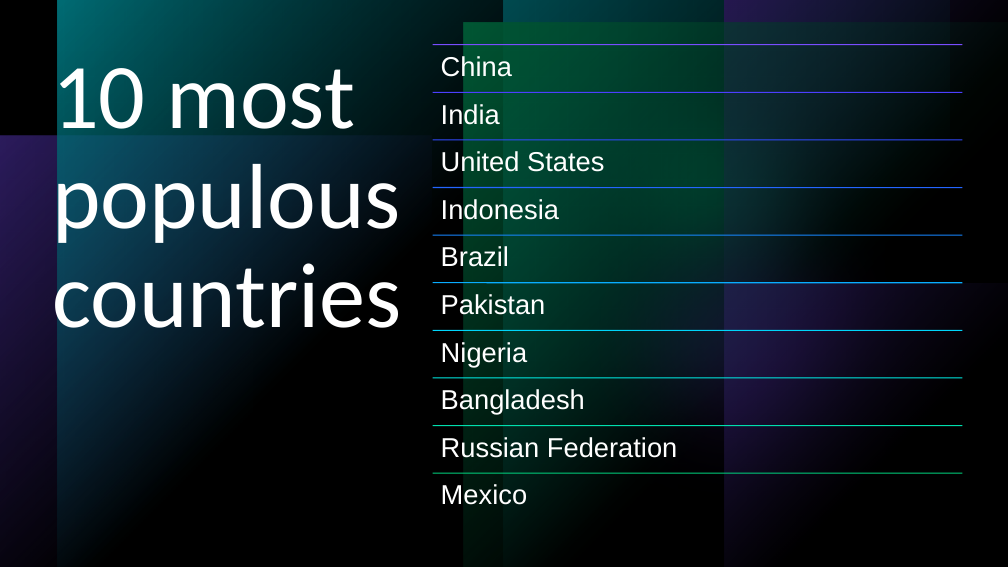
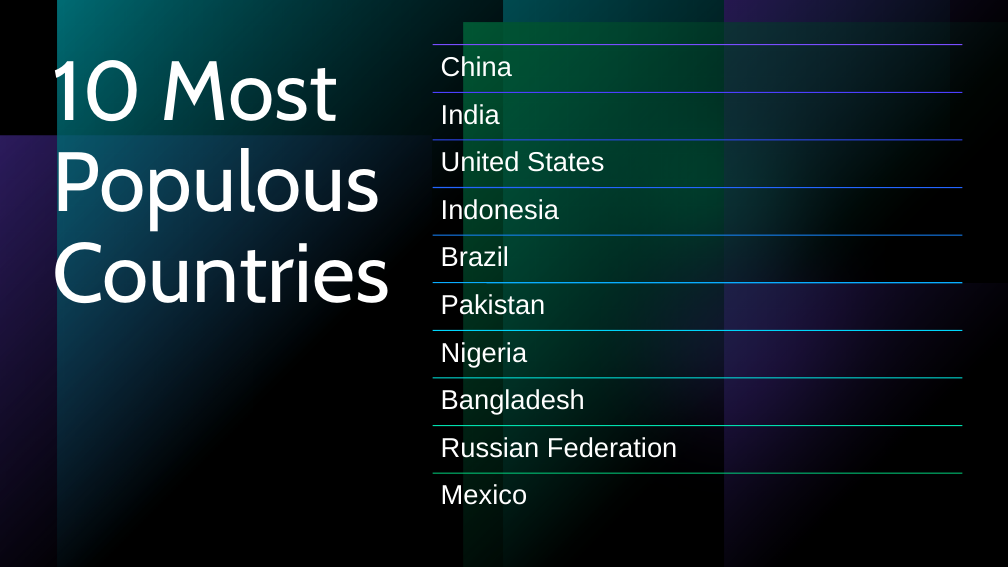
Before and after one commit to ralphy32/project_1, a slide deck: slide 7 of Project 1.pptx (slide 5 before the commit). Drawn at 1008x567 pixels with LibreOffice and Linux fonts; fonts in the diff are those of the drawing. Boxes give left, top, right and bottom in pixels: in the first picture for what was removed or moved away, otherwise in the second. Text is boxed around its words. In the diff, an @@ line names an element or a change of style, - is before the commit and + after.

```diff
--- a/Project 1.pptx
+++ b/Project 1.pptx
@@ title at <box>52,50,390,320</box>: text changed; size 88 to 80 pt; font Calibri to Cabin @@
-10 most populous countries
+10 Most Populous Countries
```
Also in this commit, not shown: 11 other slides changed, 12 slides added, 4 slides removed.
